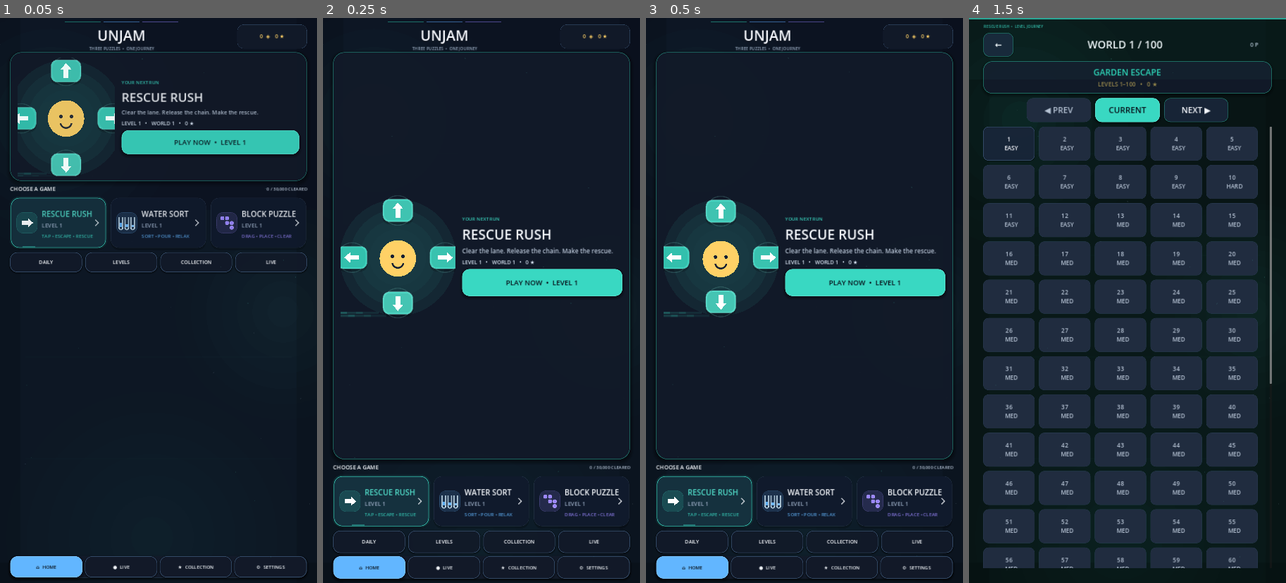
Above: before the commit, frames 1-4 (left to right).
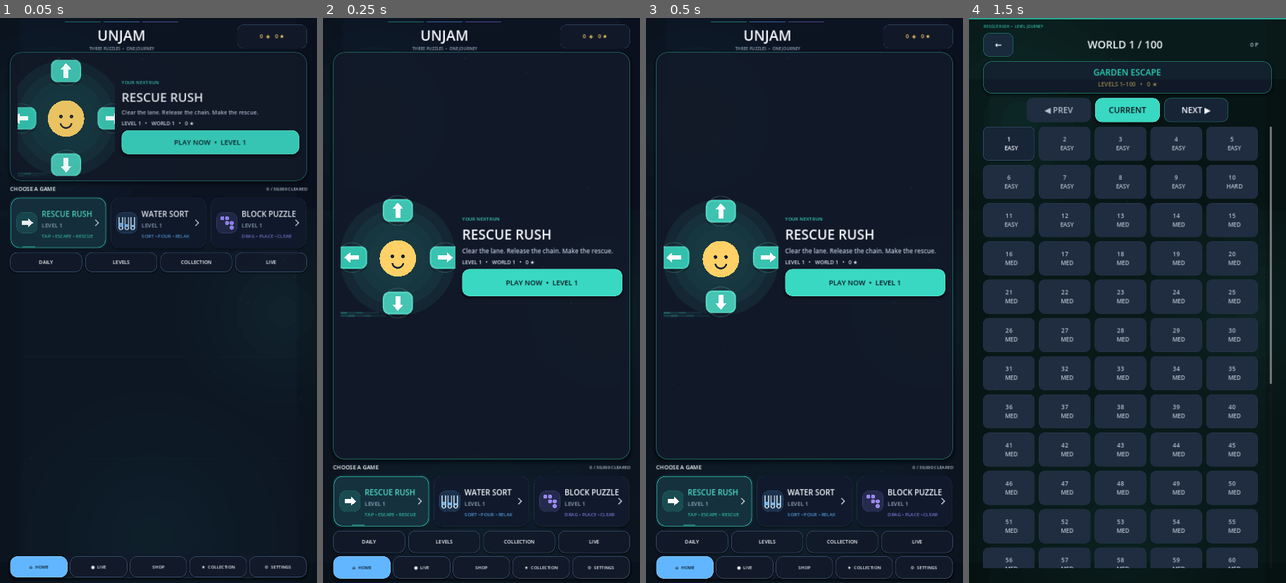
Above: after the commit, the same moments.

Repository: eghosa001/unjam
Game: Godot game, scene res://scenes/Main.tscn
The game is run twice, just before and just after one commit, with the same random seed, the same clock (stepped at 60 frames per second) and the same inputs.
Inputs (mouse positions are in pixels of both pictures, inside the frame that each line leads up to):
- Up to frame 1 (0.05 s): no input
- Up to frame 2 (0.25 s): no input
- Up to frame 3 (0.5 s): no input
- Up to frame 4 (1.5 s): click (1127, 566) at 0.5 s, where only the run after the commit has a clickable "SHOP"; click "PLAY NOW • LEVEL 1" at 1.25 s

The runs differ from the first frame. In frame 1, 0.6% of the frame differs, in the area x 9-92%, y 95-99%; in frame 2, 0.6%, in the area x 9-92%, y 95-100%; in frame 3, 0.6%; in frame 4, nothing differs.

Commit message:
feat: add Shop to Home navigation

Diff:
--- a/scripts/ui/premium_home_casual.gd
+++ b/scripts/ui/premium_home_casual.gd
@@ -171,6 +171,11 @@
 	tween.tween_property(hero, "modulate:a", 1.0, 0.18)
 	tween.parallel().tween_property(games, "modulate:a", 1.0, 0.22)
 
+func _open_shop() -> void:
+	var hub := get_parent().get_node_or_null("MonetizationHub")
+	if hub != null and hub.has_method("open_shop"):
+		hub.call("open_shop")
+
 func _add_bottom_nav() -> void:
 	var nav := PanelContainer.new()
 	nav.set_anchors_preset(Control.PRESET_BOTTOM_WIDE)
@@ -187,6 +192,7 @@
 	var entries: Array = [
 		["⌂  HOME", PremiumDesignSystem.accent_for_game("water_sort"), Callable()],
 		["●  LIVE", PremiumDesignSystem.accent_for_game("water_sort"), Callable(self, "_open_live")],
+		["SHOP", Color("7c5cff"), Callable(self, "_open_shop")],
 		["★  COLLECTION", PremiumDesignSystem.accent_for_game("block_puzzle"), func(): get_parent().call("build_collection")],
 		["⚙  SETTINGS", PremiumDesignSystem.accent_for_game("rescue_rush"), func(): get_parent().call("build_settings")]
 	]
@@ -194,7 +200,7 @@
 		var entry: Array = entries[i]
 		var button := _button(String(entry[0]), Vector2(0, 64), Color(entry[1]), i == 0)
 		button.size_flags_horizontal = Control.SIZE_EXPAND_FILL
-		button.add_theme_font_size_override("font_size", 16)
+		button.add_theme_font_size_override("font_size", 15)
 		var callback: Callable = entry[2]
 		if callback.is_valid():
 			button.pressed.connect(callback)
